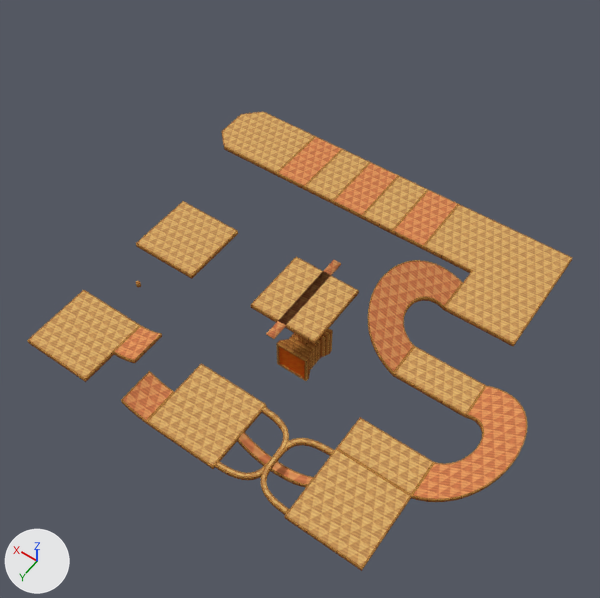
The Blender file src/st015.blend, before and after one commit.
Both versions are drawn from a camera (50 mm lens) standing at (-30.3, 43.4, 67.4) and looking at (0.1, 0.8, 0.5). Arrows for +X, +Y and +Z are at lower left; the lights stay in place.
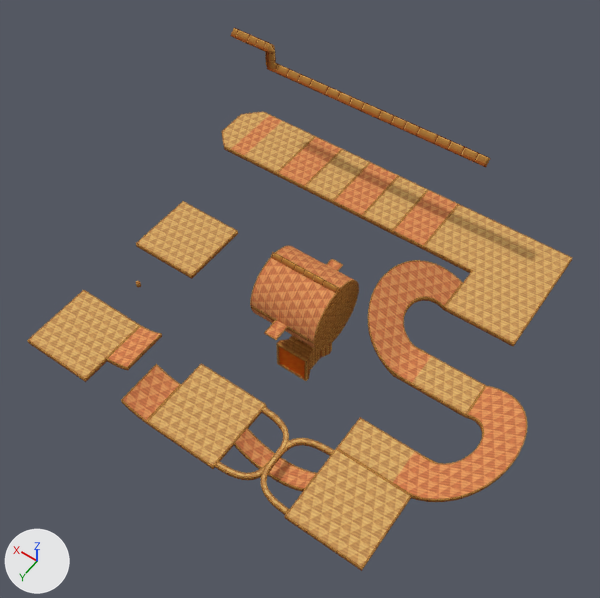
Edits to the bpy script that builds the scene:
```text
Change me_cube_001:
    used by ob_cube; location = (0.0, 0.0, 0.0)
    remove me_cube_001.from_pydata(...)  # 2586 vertices, 2542 faces; spans x -26.1..24.0, y -22.0..20.0, z -3.2..2.5
    add me_cube_001.from_pydata(...)  # 2734 vertices, 2684 faces; spans x -26.1..24.0, y -22.0..20.0, z -3.2..13.2
    me_cube_001 part 1: the loose piece of 198 vertices spanning x -12.0..-4.0, y 15.5..16.5, z -3.2..-1.0 is scaled about its middle by (1, 2.07, 1)
    me_cube_001 part 2: a new loose piece of 20 vertices spanning x -9.5..22.5, y -18.7..-17.3, z 9.5..13.2, in mat_fill (picture img_sandstonesimple_png)
    me_cube_001 part 3: 92 vertices moved from x 4.1..11.9, y 15.9..16.1, z -1.5..0.0 to x 4.1..11.9, y 15.0..17.0, z -1.5..0.0; 12 vertices removed from x 4.0..12.0, y 12.0..20.0, z -1.5..-1.0; 4 vertices added at x 4.0..12.0, y 15.0..17.0, z -1.5..-1.0
    me_cube_001 part 4: 7 vertices moved from x -21.0..-11.0, y -1.9..12.0, z -1.0..-0.4 to x -21.3..-10.7, y -2.0..11.9, z -1.0..-0.3; 29 vertices removed from x -21.4..-10.6, y -1.9..12.0, z -1.5..-0.2; 153 vertices added at x -21.8..-10.2, y -2.1..12.0, z -1.0..0.0
    me_cube_001 part 5: 12 vertices removed from x 18.0, y -22.0..-14.0, z -1.5..-1.0; 24 vertices added at x 19.0..21.0, y -22.0..-14.0, z -1.5..-1.0
    me_cube_001 part 6: 153 kept faces spanning x -22.6..24.0, y -22.0..20.0, z -1.5..2.5 get new texture (UV) coordinates
Change me_cube_003:
    used by ob_cube_002; location = (0.0, 0.0, 0.0)
    remove me_cube_003.from_pydata(...)  # 8 vertices, 6 faces; spans x -0.5..0.5, y -6.0..6.0, z -0.12..0.0
    add me_cube_003.from_pydata(...)  # 12 vertices, 10 faces; spans x -0.75..0.75, y -6.0..6.0, z -0.12..0.0
    me_cube_003 part 7: the whole mesh is rebuilt
Change ob_cube_005:
    remove ob_cube_005.hide_set(True)
```

What differs and where, as boxes [x1, y1, x2, y2] in the pictures (600 x 598 px; the box of a moved part takes in the faces that stretch with it):
'Cube', reshaped (18% taller)
    before: [27, 112, 572, 571]
    after: [27, 28, 572, 571]
'Cube.005', shown (orange)
    after: [250, 246, 359, 350]
'Cube.002', reshaped
    before: [266, 260, 341, 339]
    after: [264, 259, 343, 340]
part 1 of me_cube_001, moved or reshaped
    before: [237, 431, 314, 487]
    after: [234, 427, 317, 492]
part 2 of me_cube_001, added (brown)
    after: [230, 28, 491, 167]
part 3 of me_cube_001, moved or reshaped
    before: [113, 325, 174, 424]
    after: [106, 339, 181, 406]
part 4 of me_cube_001, built on
    before: [324, 338, 444, 500]
    after: [379, 338, 444, 500]
part 5 of me_cube_001, moved or reshaped
    both: [223, 112, 302, 169]
part 6 of me_cube_001, surface changed (orange to brown)
    both: [298, 139, 453, 405]
